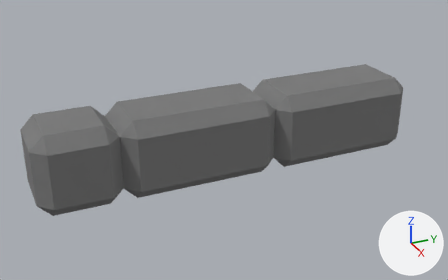
One commit to the glTF model objects/walls0a.glb: the scene before it, then after it.
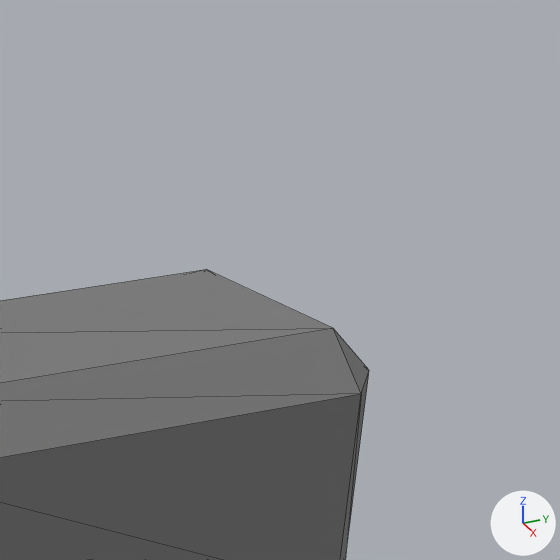
Each version is shown whole from a 50 mm camera at (1.738, -1.112, 1.046) aimed at (0.397, -0.509, 0.375), then close up on the part from 71% to 100% of the width and 0% to 47% of the height. Arrows for +X, +Y and +Z are at lower right; the lights stay in place. The close-ups show mesh edges as thin lines. Vertices at the same position are counted once.

Before the edit, the objects in view are built like this:
```python
me_cube_007 = bpy.data.meshes.new('Cube.007')
me_cube_007.from_pydata(...)  # 68 vertices, 132 faces; spans x 0.3..0.5, y -1.0..0.0, z 0.3..0.5
me_cube_007.materials.append(mat_material_003)  # grey #7a7a7a
ob_walls0a = bpy.data.objects.new('walls0a', me_cube_007)
ob_walls0a.location = (0.0, 0.0, 0.0)
```
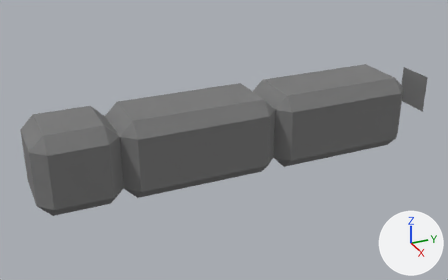
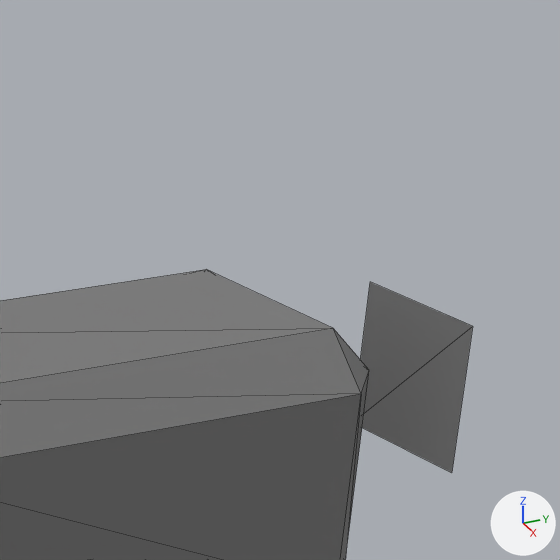
Pixel boxes [x1, y1, x2, y2] of what changed, in the close-ups (560 x 560 px):
'walls0a', reshaped: before [0, 269, 369, 560]; after [0, 269, 473, 560]
part 1 of me_cube_007, added: after [360, 282, 473, 473]

The change in detail:
me_cube_007 has 68 vertices, 132 faces and spans x 0.3..0.5, y -1.0..0.0, z 0.3..0.5.
me_cube_007 is used by ob_walls0a; location (0.0, 0.0, 0.0).
Verts and faces of me_cube_007; kept vertices keep their numbers, new ones are numbered from 68.
Part 1, on me_cube_007:
New vertex 68 is at (0.4, 0.05, 0.4).
New vertex 69 is at (0.5, 0.05, 0.5), pixel (472, 326).
New vertex 70 is at (0.4, 0.05, 0.5), pixel (370, 281).
New vertex 71 is at (0.5, 0.05, 0.4), pixel (451, 472).
New faces: (68, 69, 70), (68, 71, 69).
